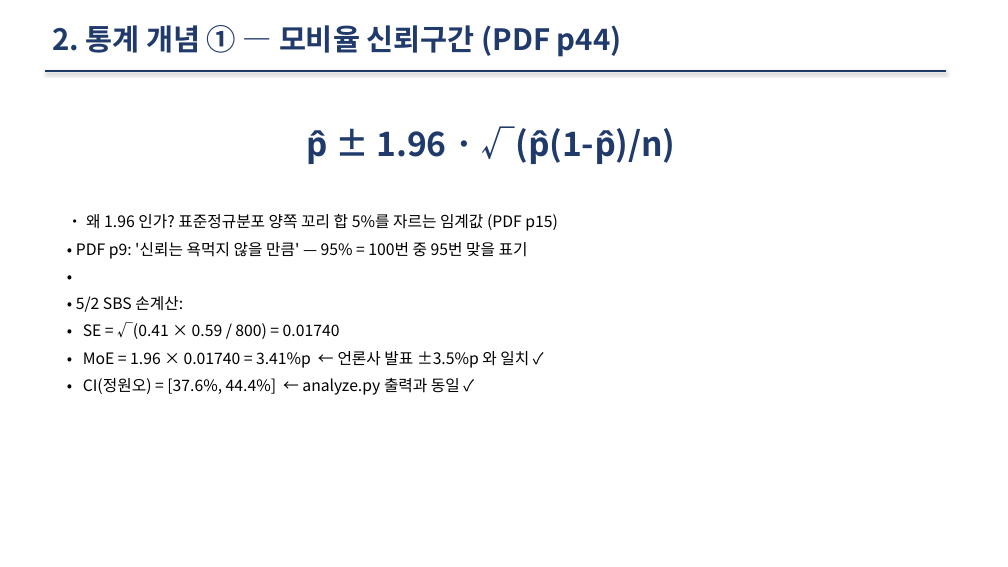
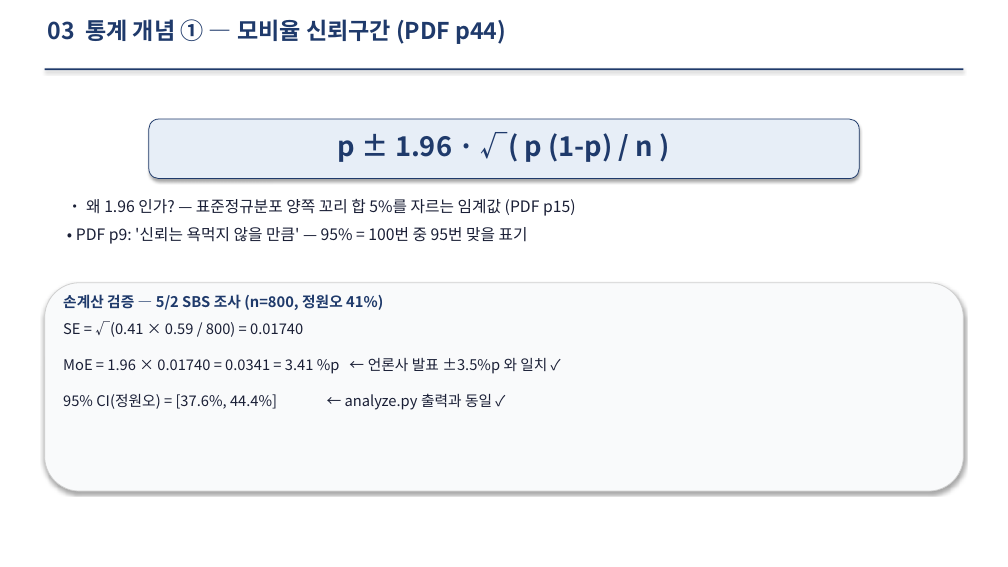
Before and after one commit to chldbswlsl/election, a slide deck: slide 4 of 노희래_통계분석_발표.pptx. Drawn at 1008x567 pixels with LibreOffice and Linux fonts; fonts in the diff are those of the drawing. Boxes give left, top, right and bottom in pixels: in the first picture for what was removed or moved away, otherwise in the second. Text is boxed around its words. In the diff, an @@ line names an element or a change of style, - is before the commit and + after.

Commit message:
fix: PPTX 레이아웃 전면 개선 + 발표 스크립트 docx 분리

```diff
--- a/노희래_통계분석_발표.pptx
+++ b/노희래_통계분석_발표.pptx
@@ text at [48, 19, 506, 44]: text changed; size 28 to 22 pt @@
-2. 통계 개념 ① — 모비율 신뢰구간 (PDF p44)
+03 통계 개념 ① — 모비율 신뢰구간 (PDF p44)
@@ line removed from (45, 71) to (947, 71) @@
@@ rectangle added at [45, 69, 963, 70], fill #1F3A6B @@
@@ rounded rectangle added at [149, 119, 860, 178], fill #E7EEF7, outline #1F3A6B 0.75 pt @@
@@ text at [338, 133, 653, 162]: text changed; size 32 to 26 pt @@
-p̂ ± 1.96 · √(p̂(1-p̂)/n)
+p ± 1.96 · √( p (1-p) / n )
@@ text "• 왜 1.96 인가? — ...": place and size @@
-text "• 왜 1.96 인가? — ..." at [76, 214, 558, 395]
+text "• 왜 1.96 인가? — ..." at [76, 199, 576, 244]
@@ text at [86, 199, 576, 216]: text changed; text colour #000000 to #1A1F36 @@
-• 왜 1.96 인가? 표준정규분포 양쪽 꼬리 합 5%를 자르는 임계값 (PDF p15)
+• 왜 1.96 인가? — 표준정규분포 양쪽 꼬리 합 5%를 자르는 임계값 (PDF p15)
@@ text at [76, 227, 528, 244]: text colour #000000 to #1A1F36 in "• PDF p9: '신뢰는 욕먹지 않을 만큼' ..." @@
@@ rounded rectangle added at [45, 283, 963, 492], fill #F9FAFB, outline #D0D0D0 0.75 pt @@
@@ text added at [63, 294, 383, 310], 14 pt, text #1F3A6B, bold @@
+손계산 검증 — 5/2 SBS 조사 (n=800, 정원오 41%)
@@ text at [76, 296, 529, 395]: paragraphs removed @@
-•
-• 5/2 SBS 손계산:
-• SE = √(0.41 × 0.59 / 800) = 0.01740
-• MoE = 1.96 × 0.01740 = 3.41%p ← 언론사 발표 ±3.5%p 와 일치 ✓
-• CI(정원오) = [37.6%, 44.4%] ← analyze.py 출력과 동일 ✓
@@ text added at [63, 321, 303, 337], 14 pt, text #1A1F36 @@
+SE = √(0.41 × 0.59 / 800) = 0.01740
@@ text added at [63, 358, 547, 374], 14 pt, text #1A1F36 @@
+MoE = 1.96 × 0.01740 = 0.0341 = 3.41 %p ← 언론사 발표 ±3.5%p 와 일치 ✓
@@ text added at [63, 393, 492, 410], 14 pt, text #1A1F36 @@
+95% CI(정원오) = [37.6%, 44.4%] ← analyze.py 출력과 동일 ✓
```
Also in this commit, not shown: 11 other slides changed, 4 other files.
